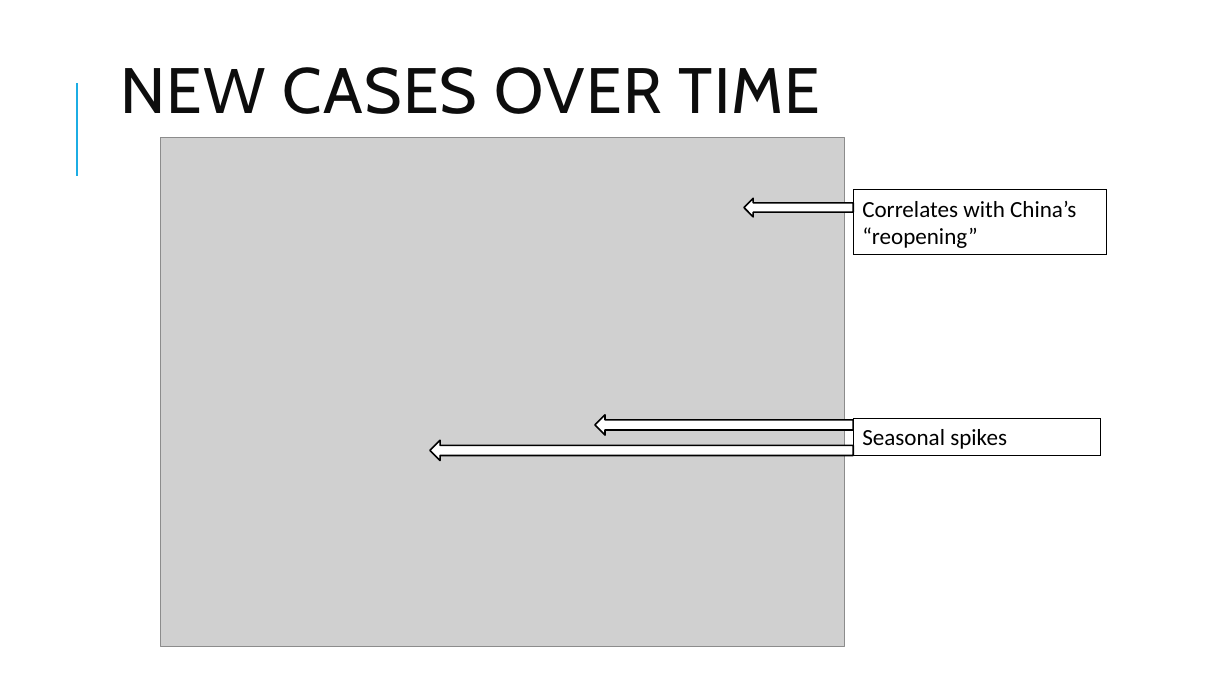
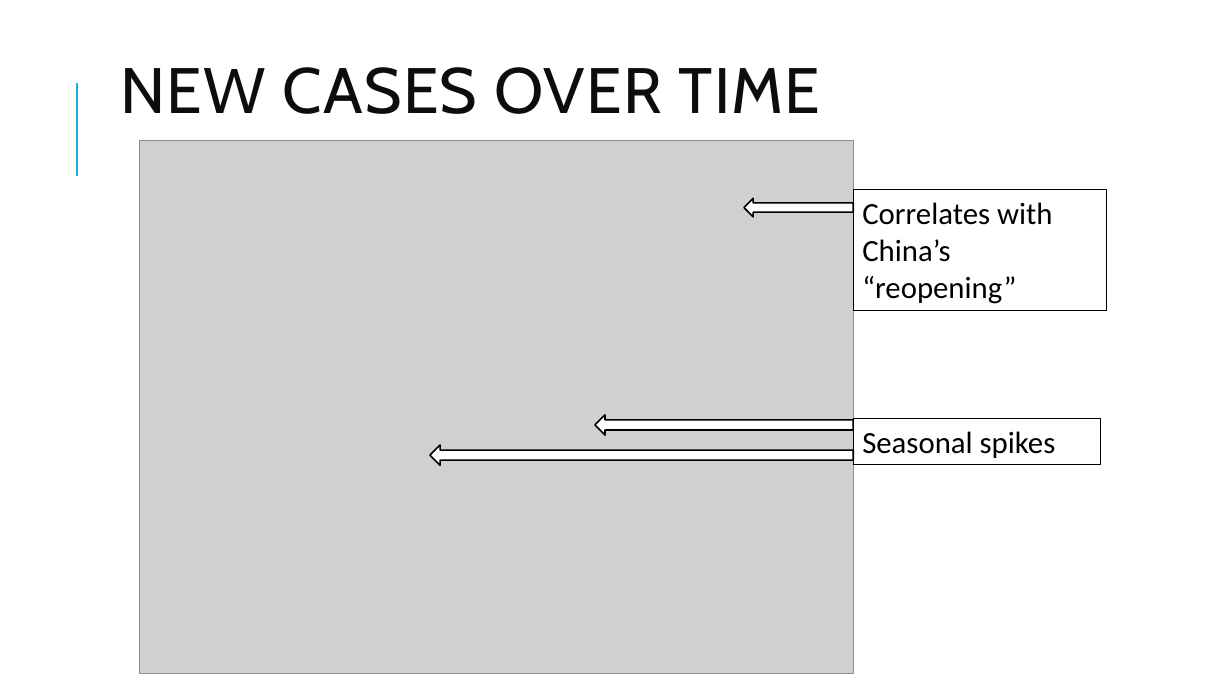
Before and after one commit to tralinde/covid_data_project, a slide deck: slide 5 of ppt/Covid Death Rates.pptx. Drawn at 1232x693 pixels with LibreOffice and Linux fonts; fonts in the diff are those of the drawing; grey boxes stand for pictures. Boxes give left, top, right and bottom in pixels: in the first picture for what was removed or moved away, otherwise in the second. Text is boxed around its words. In the diff, an @@ line names an element or a change of style, - is before the commit and + after.

```diff
--- a/ppt/Covid Death Rates.pptx
+++ b/ppt/Covid Death Rates.pptx
@@ picture: place and size @@
-picture at <box>161,138,845,647</box>
+picture at <box>140,140,853,674</box>
@@ rectangle "Correlates with China’s “reopening”" at <box>853,189,1107,311</box>: size 18 to 24 pt @@
@@ rectangle "Correlates with China’s “reopening”": place and size @@
-rectangle "Correlates with China’s “reopening”" at <box>853,189,1107,255</box>
+rectangle "Correlates with China’s “reopening”" at <box>853,189,1107,311</box>
@@ rectangle "Seasonal spikes": place and size @@
-rectangle "Seasonal spikes" at <box>853,418,1100,455</box>
+rectangle "Seasonal spikes" at <box>853,418,1100,464</box>
@@ rectangle "Seasonal spikes" at <box>853,418,1100,464</box>: size 18 to 24 pt @@
@@ left arrow: place and size @@
-left arrow at <box>430,441,853,461</box>
+left arrow at <box>430,445,853,466</box>
```
Also in this commit, not shown: 7 other slides changed, 7 other files.
